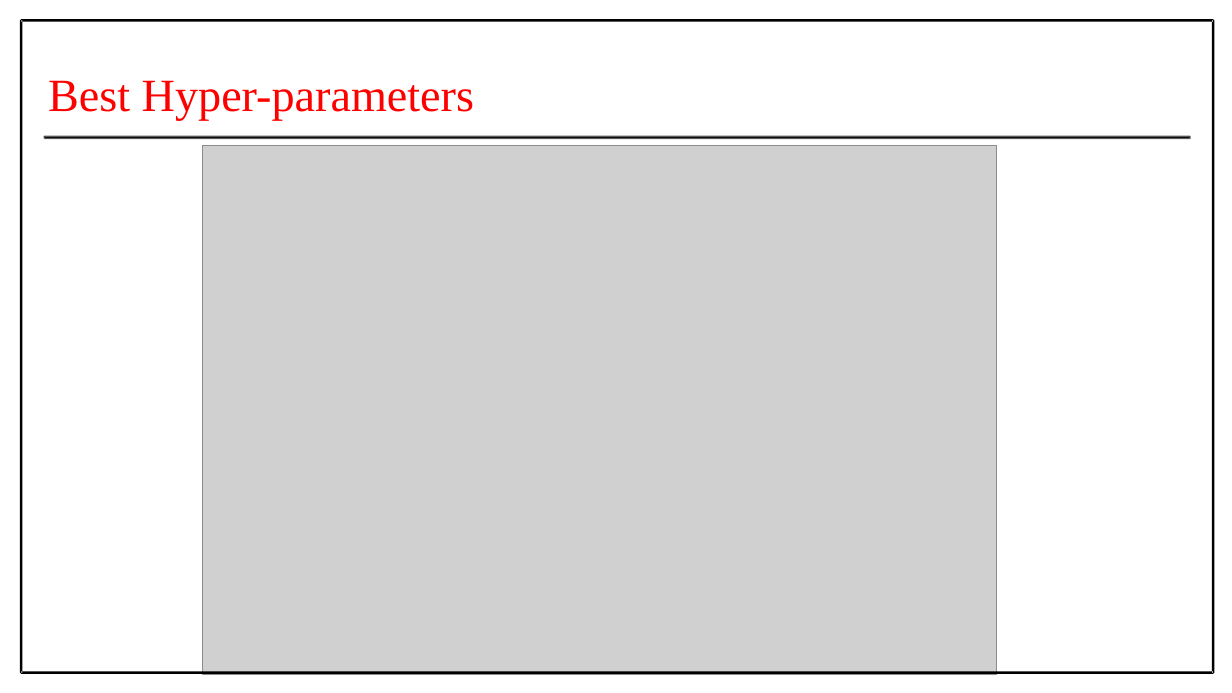
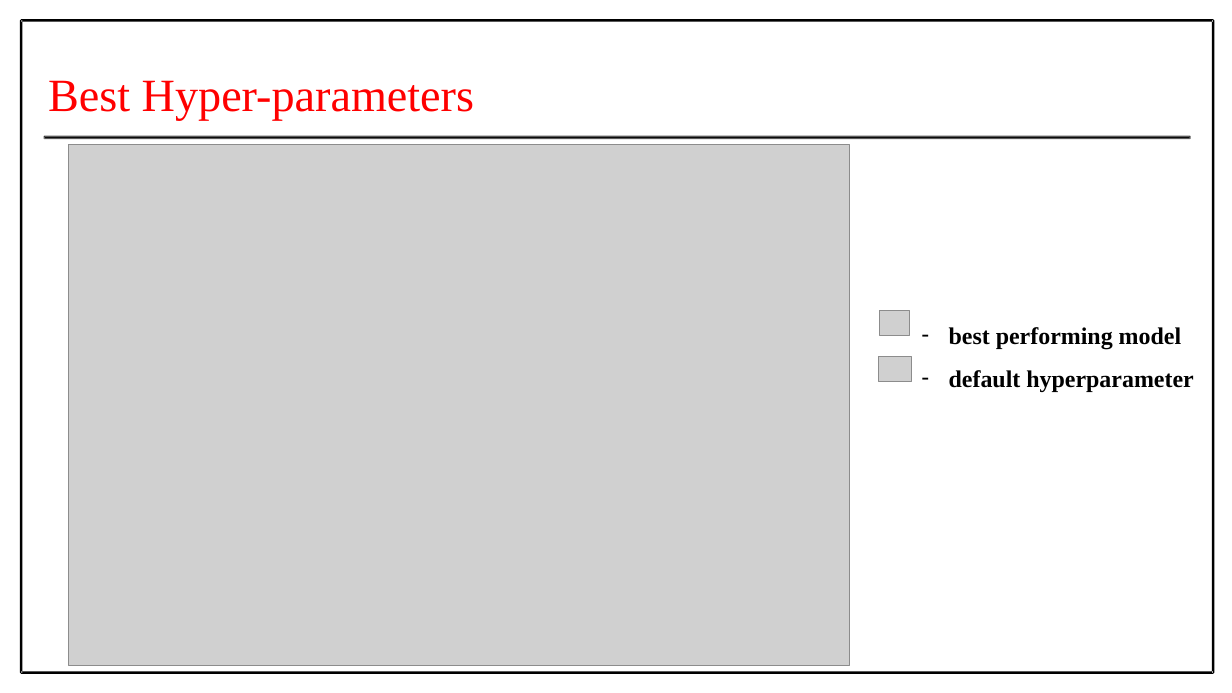
Before and after one commit to Prithiv-vijai/5g_MEC, a slide deck: slide 59 of files/Batch_4 IT-G2 Second Review.pptx (slide 57 before the commit). Drawn at 1232x693 pixels with LibreOffice and Linux fonts; fonts in the diff are those of the drawing; grey boxes stand for pictures. Boxes give left, top, right and bottom in pixels: in the first picture for what was removed or moved away, otherwise in the second. Text is boxed around its words. In the diff, an @@ line names an element or a change of style, - is before the commit and + after.

Commit message:
added ga , ppt updated with best tpe (seed=60)

```diff
--- a/files/Batch_4 IT-G2 Second Review.pptx
+++ b/files/Batch_4 IT-G2 Second Review.pptx
@@ picture: place and size @@
-picture at [203, 145, 997, 675]
+picture at [68, 144, 849, 665]
@@ picture added at [880, 310, 909, 335] @@
@@ text added at [949, 327, 1193, 392], 28 pt, text #000000, bold @@
+– best performing model
+– default hyperparameter
@@ picture added at [878, 357, 911, 381] @@
```
Also in this commit, not shown: 7 other slides changed, 2 slides added, 6 other files.
